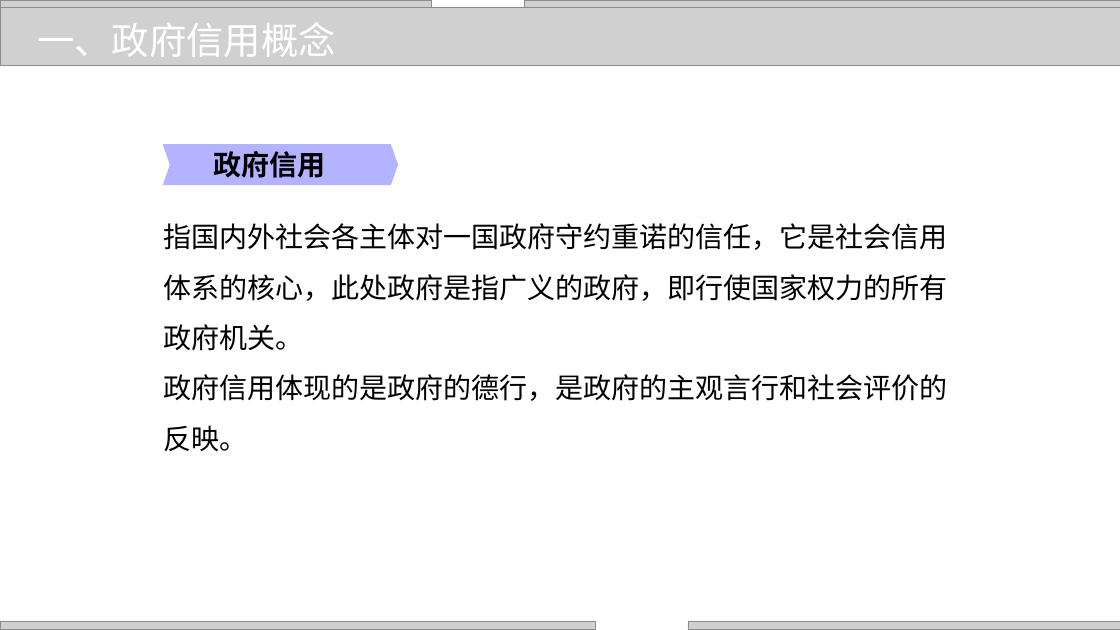
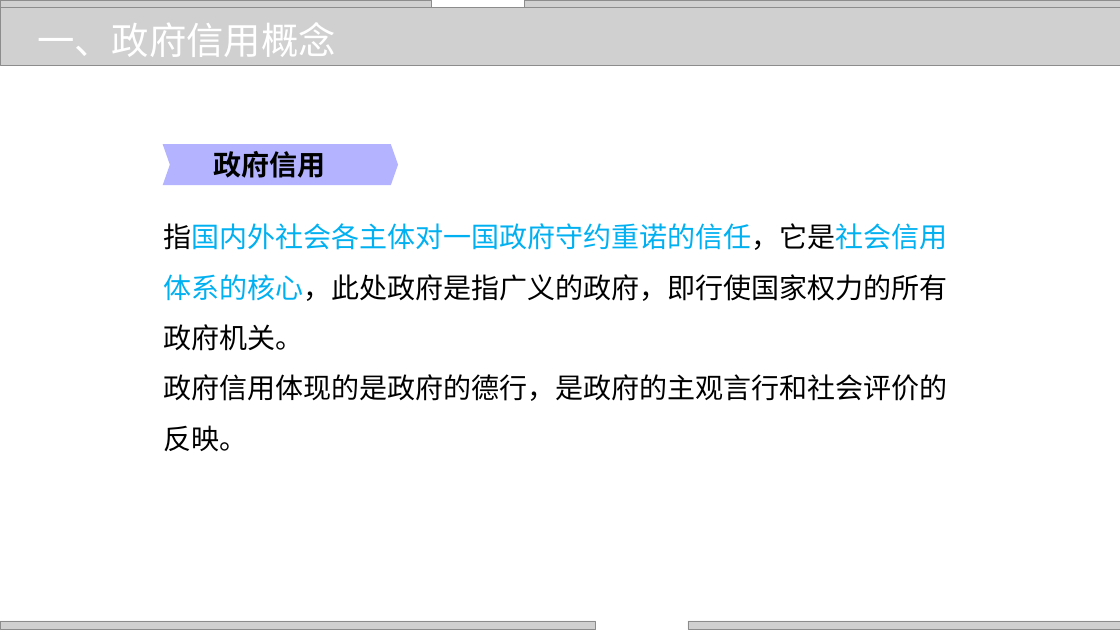
Before and after one commit to zhangjianzhang/internet_credit, a slide deck: slide 7 of files/slides/lecture_12.pptx. Drawn at 1120x630 pixels with LibreOffice and Linux fonts; fonts in the diff are those of the drawing; grey boxes stand for pictures; background and template pictures are left out. Boxes give left, top, right and bottom in pixels: in the first picture for what was removed or moved away, otherwise in the second. Text is boxed around its words. In the diff, an @@ line names an element or a change of style, - is before the commit and + after.

```diff
--- a/files/slides/lecture_12.pptx
+++ b/files/slides/lecture_12.pptx
@@ text at [163, 223, 947, 351]: text colour #000000 to #00B0F0 in "指国内外社会各主体对一国政府守约重诺的信任，它是社会信用体系的核心，此处政府是指广义的政府，即行使国家权力的所有政府机关 ..." @@
```
Also in this commit, not shown: 7 other slides changed, 6 other files.
